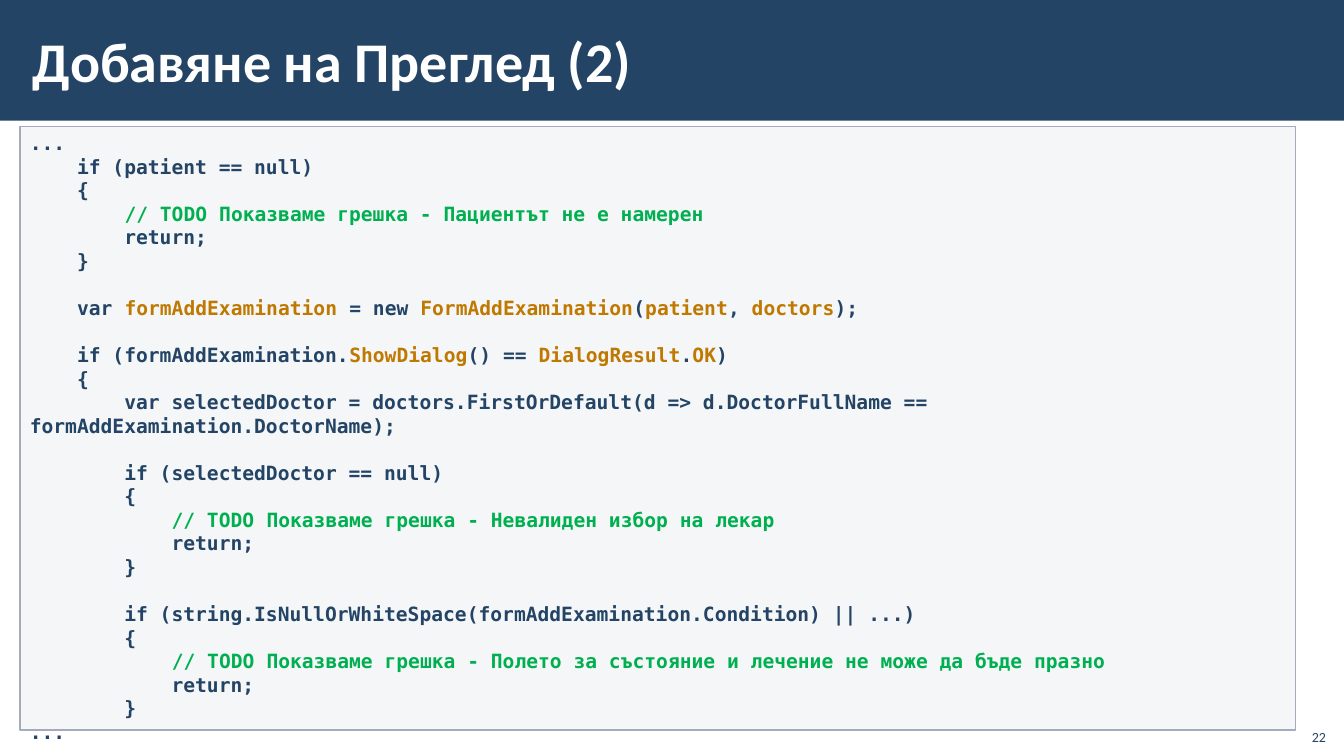
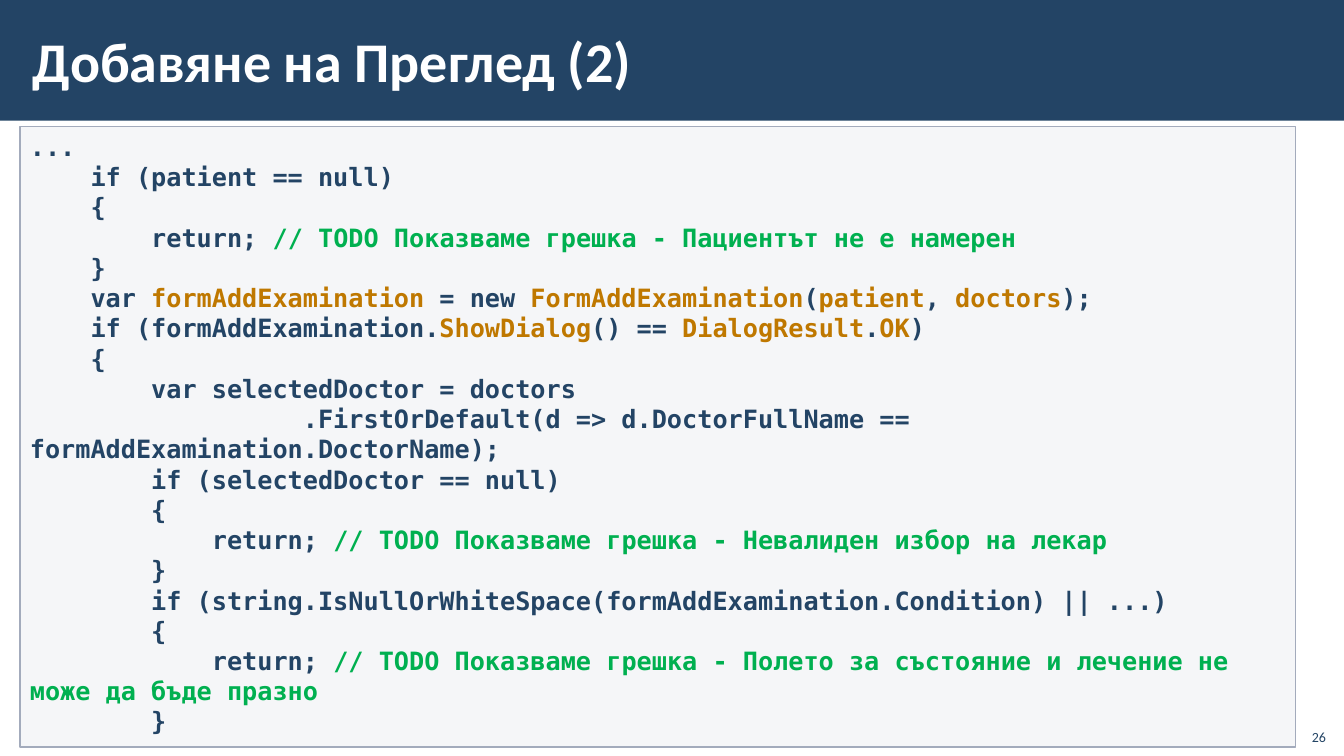
Before and after one commit to BG-IT-Edu/School-Programming, a slide deck: slide 26 of Courses/Software-Sciences/Module-4-Information-Systems-New/12-Implementation-of-Information-System/12-Implementation-of-Information-System-Third-Part.pptx (slide 22 before the commit). Drawn at 1344x756 pixels with LibreOffice and Linux fonts; fonts in the diff are those of the drawing; background and template pictures are left out. Boxes give left, top, right and bottom in pixels: in the first picture for what was removed or moved away, otherwise in the second. Text is boxed around its words. In the diff, an @@ line names an element or a change of style, - is before the commit and + after.

```diff
--- a/Courses/Software-Sciences/Module-4-Information-Systems-New/12-Implementation-of-Information-System/12-Implementation-of-Information-System-Third-Part.pptx
+++ b/Courses/Software-Sciences/Module-4-Information-Systems-New/12-Implementation-of-Information-System/12-Implementation-of-Information-System-Third-Part.pptx
@@ rectangle "...": place and size @@
-rectangle "..." at (20, 126, 1297, 730)
+rectangle "..." at (20, 126, 1297, 747)
@@ text in rectangle at (91, 165, 1092, 616): size 14 to 18 pt in "...", "if (patient == null)", "{", "}" and 9 more places @@
@@ text in rectangle at (151, 228, 1016, 253): text changed; size 14 to 18 pt @@
-// TODO Показваме грешка - Пациентът не е намерен
-return;
+return; // TODO Показваме грешка - Пациентът не е намерен
@@ text in rectangle at (30, 379, 864, 462): text changed; size 14 to 18 pt @@
-var selectedDoctor = doctors.FirstOrDefault(d => d.DoctorFullName == formAddExamination.DoctorName);
+var selectedDoctor = doctors
+.FirstOrDefault(d => d.DoctorFullName == formAddExamination.DoctorName);
@@ text in rectangle at (212, 529, 1107, 555): text changed; size 14 to 18 pt @@
-// TODO Показваме грешка - Невалиден избор на лекар
-return;
+return; // TODO Показваме грешка - Невалиден избор на лекар
@@ text in rectangle at (30, 651, 1228, 706): text changed; size 14 to 18 pt @@
-// TODO Показваме грешка - Полето за състояние и лечение не може да бъде празно
-return;
+return; // TODO Показваме грешка - Полето за състояние и лечение не може да бъде празно
@@ page number at (1312, 732, 1326, 742): text changed @@
-22
+26
```
Also in this commit, not shown: 39 other slides changed, 5 slides added.
